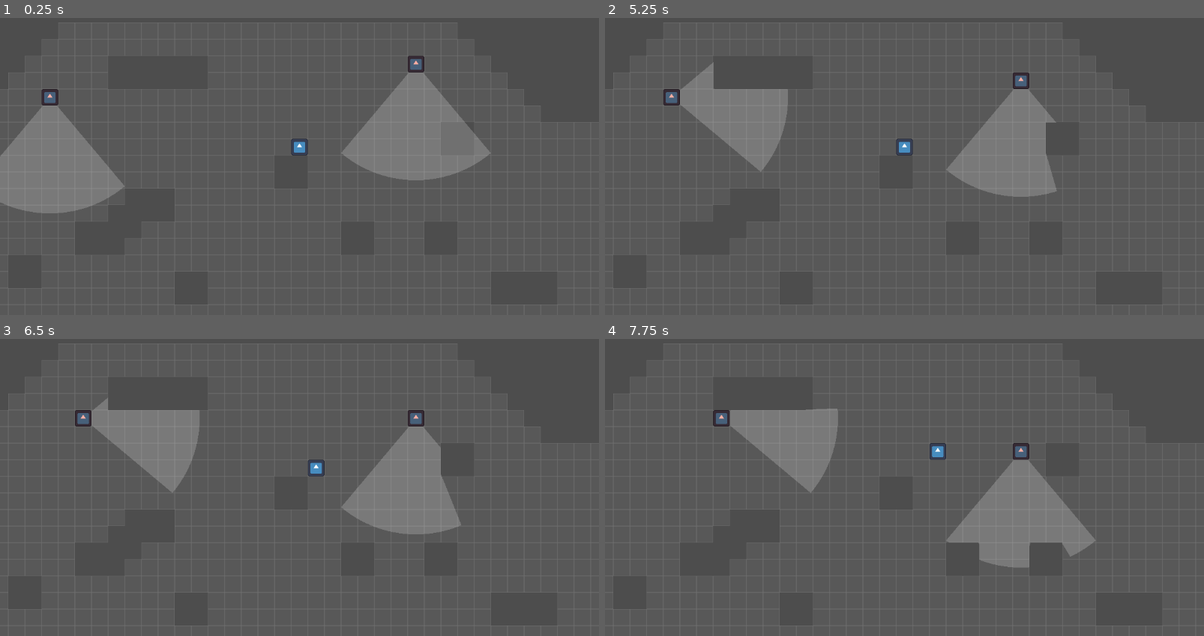
Above: before the commit, frames 1-4 (two rows, left to right).
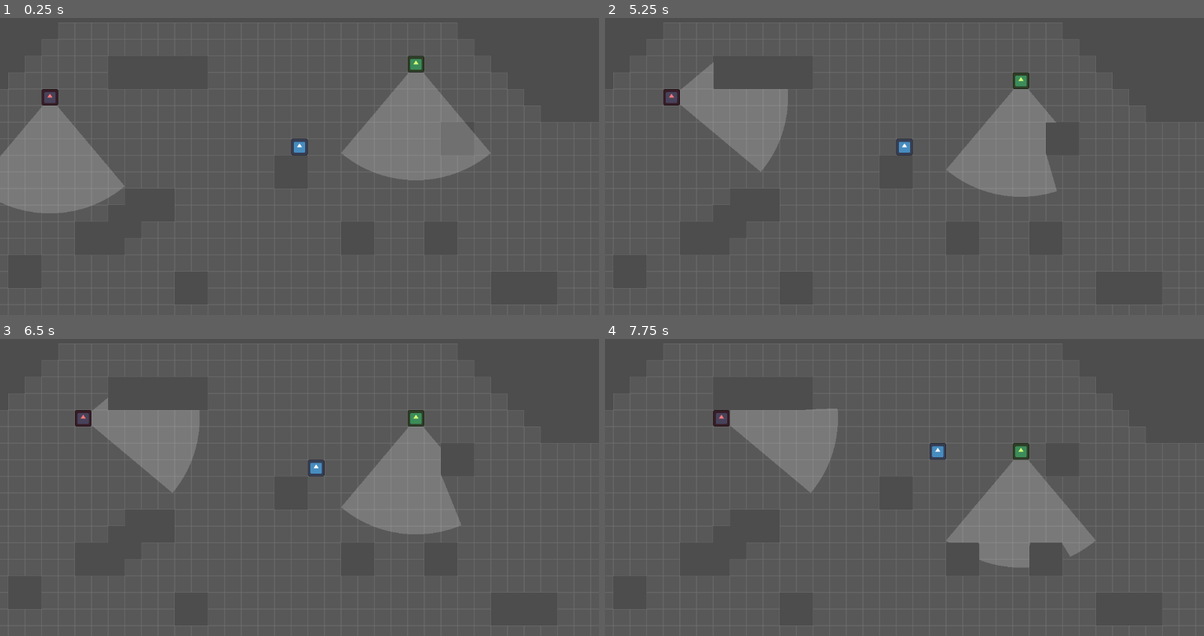
Above: after the commit, the same moments.

Repository: nexcoyocoatl/Projeto_Die_Hard
Game: Godot game, scene res://game.tscn
Same seed, same stepped clock (60 frames per second), same inputs: the game is played once before the commit and once after it. The engine's default icon, where the game draws it, is replaced by a stand-in: a white triangle on a blue panel in a dark square.
Inputs:
- Up to frame 1 (0.25 s): no input
- Up to frame 2 (5.25 s): tap Enter at 0.5 s; hold Right (player_move_right) 0.53-1.28 s; tap R (reset) at 1.25, 2, 2.75, 3.5, 4.15, 4.25 s; hold Down (player_move_down) 1.28-2.03 s; hold Right (player_move_right) 2.03-2.78 s; hold Up (player_move_up) 2.78-3.53 s; hold Left (player_move_left) 3.53-5.03 s; hold Down (player_move_down) from 5.03 s (still down)
- Up to frame 3 (6.5 s): release Down (player_move_down) at 5.78 s; hold Right (player_move_right) from 5.78 s (still down)
- Up to frame 4 (7.75 s): release Right (player_move_right) at 6.53 s; hold Up (player_move_up) 6.53-7.28 s; hold Right (player_move_right) from 7.28 s (still down)

The runs differ from the first frame. In frame 1, 0.1% of the frame differs, in the area x 7-71%, y 13-29%; in frame 2, 0.1%; in frame 3, 0.1%, in the area x 12-71%, y 24-29%; in frame 4, 0.1%.

Commit message:
Adiciona tipos de NPC pelo nome do path, ajuste da cor e pequenos ajustes

Diff:
--- a/Characters/npc.gd
+++ b/Characters/npc.gd
@@ -36,7 +36,7 @@
 
 #Behavior
 @export_group("Behavior")
-@export var npc_type : NpcType = NpcType.SHOOTER #Aqui se escolhe o tipo do NPC
+@export var npc_type : NpcType #Aqui se escolhe o tipo do NPC
 
 #Combat
 @export_group("Combat")
@@ -45,7 +45,7 @@
 @export var time_to_shoot : int = 3 + 1 # Turnos que o shooter leva para atirar
 @export_subgroup("Fighter")
 @export var attack_range_melee : float = 1.5 # Distância que o fighter ataca (adjacentes)
-var distance_to_player
+var distance_to_player : float
 var aiming_timer : int = 0
 @onready var feedback_label = get_node_or_null("Label")
 
@@ -73,6 +73,14 @@
 var cone_polygon : PackedVector2Array = []
 
 func _ready() -> void:
+	# TODO: Temporário? (ver outra forma, talvez?)
+	if (path.name.contains("Shooter")):
+		npc_type = NpcType.SHOOTER
+		$Sprite2D.modulate = Color(1.0, 0.47, 0.47, 1.0)
+	elif (path.name.contains("Fighter")):
+		npc_type = NpcType.FIGHTER
+		$Sprite2D.modulate = Color(0.85, 1.0, 0.47, 1.0)
+
 	# Vision Cone
 	cone_ray = $ConeRay
 	feedback_label = $Label
@@ -172,8 +180,8 @@
 	if (player_found):
 		cone_ray.remove_exception(player)
 	else:
-		# TODO: Ver como tirar isso tudo depois (senão ele troca o cone pra branco por alguns momentos)
-		# TODO: TAPA-BURACO
+		# TODO: TEMPORÁRIO
+		# Ver como tirar isso tudo depois (senão ele troca o cone pra branco por alguns momentos)
 		if (alert):
 			mode = Mode.FOLLOW
 			aiming_timer = 0
@@ -206,7 +214,6 @@
 
 func receive_points():
 	moving = true
-	#create_cone() # Para ter certeza que o player não está mais na visão TODO: Fazer de outra forma?
 
 	match mode:
 		Mode.FOLLOW:
@@ -318,7 +325,7 @@
 		feedback_label.visible = false
 		mode = Mode.FOLLOW
 
-	# TODO: Tapa-buraco (trocar para uma forma de chamar direto o move_finished sem necessidade de delay?)
+	# TODO: Temporário (trocar para alternativa de chamar direto o move_finished sem necessidade de delay?)
 	var tween = create_tween()
 	tween.tween_callback(move_finished)
 
@@ -329,6 +336,7 @@
 
 	player.die()
 
+	# TODO: Temporário
 	var tween = create_tween()
 	tween.tween_callback(move_finished)
 
@@ -337,4 +345,6 @@
 
 	player.die()
 
-	move_finished()
+	# TODO: Temporário
+	var tween = create_tween()
+	tween.tween_callback(move_finished)
--- a/level.tscn
+++ b/level.tscn
@@ -81,10 +81,10 @@
 editor_draw_limits = true
 editor_draw_drag_margin = true
 
-[node name="Path1" type="Path2D" parent="." groups=["Paths"]]
+[node name="Shooter1" type="Path2D" parent="." groups=["Paths"]]
 curve = SubResource("Curve2D_fc0e3")
 
-[node name="Path2D" type="Path2D" parent="." groups=["Paths"]]
+[node name="Fighter1" type="Path2D" parent="." groups=["Paths"]]
 curve = SubResource("Curve2D_f2txt")
 
 [node name="Line2D" type="Line2D" parent="."]
